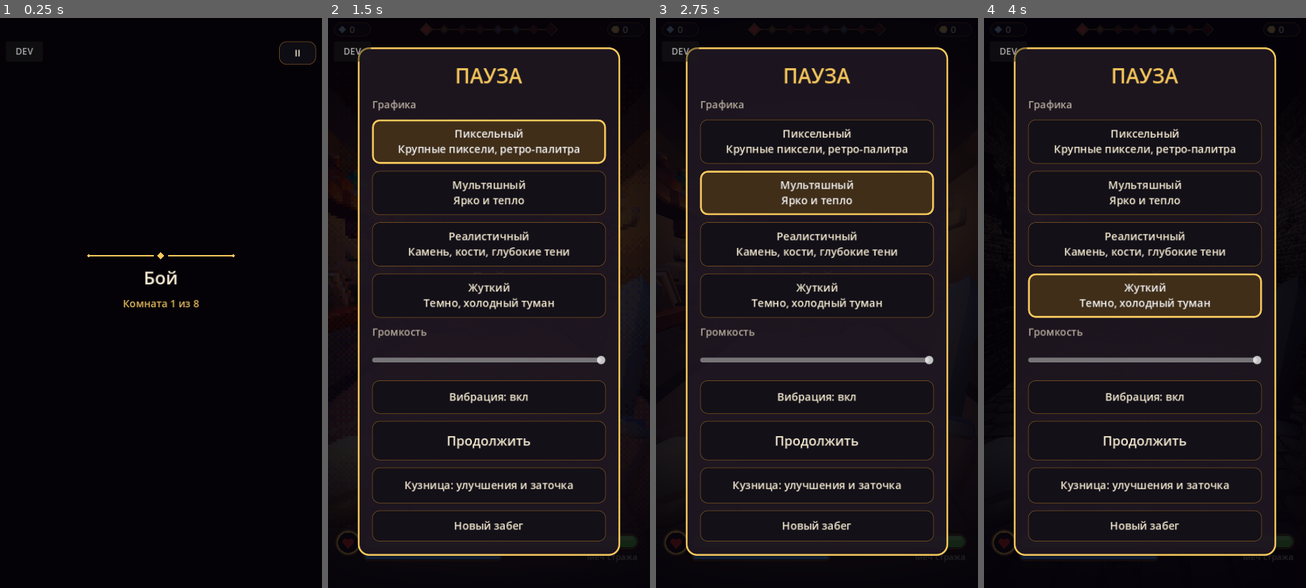
Above: before the commit, frames 1-4 (left to right).
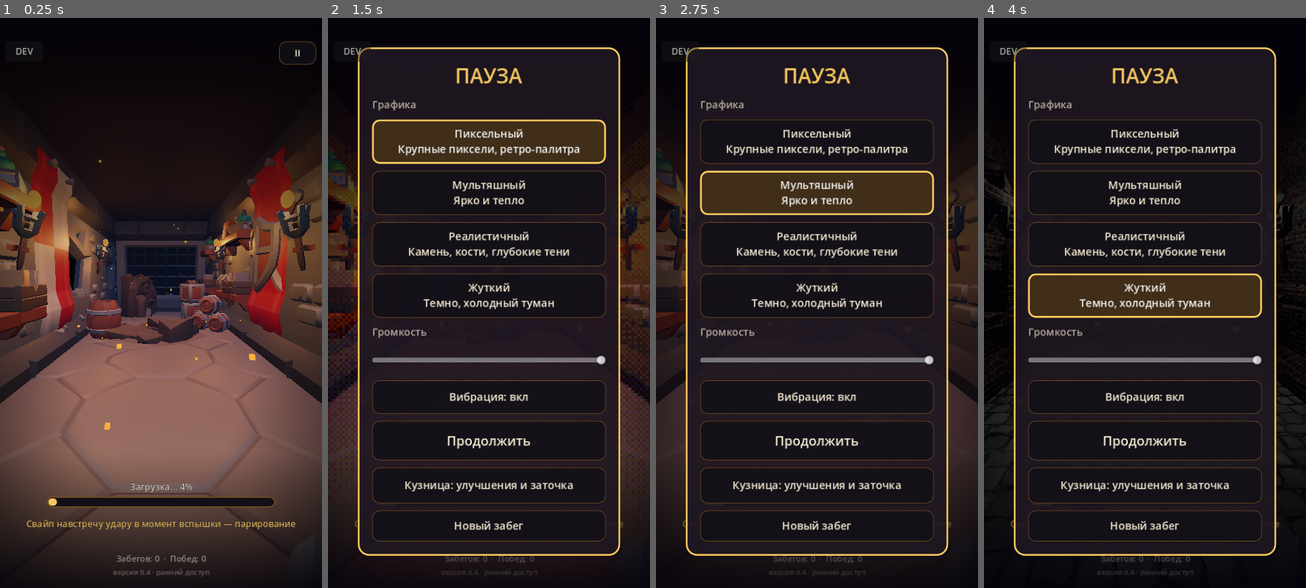
Above: after the commit, the same moments.

Repository: cTaPblu25rus/animated-octo-palm-treea
Game: Godot game, scene res://scenes/main.tscn
The game is run twice, just before and just after one commit, with the same random seed, the same clock (stepped at 60 frames per second) and the same inputs.
Inputs:
- Up to frame 1 (0.25 s): no input
- Up to frame 2 (1.5 s): click "II" at 0.5 s; click "Пиксельный Крупные пиксели, р…" at 1.25 s
- Up to frame 3 (2.75 s): click "Мультяшный Ярко и тепло" at 2 s
- Up to frame 4 (4 s): click "Реалистичный Камень, кости, г…" at 2.75 s; click "Жуткий Темно, холодный туман" at 3.5 s

The runs differ from the first frame. In frame 1, 65% of the frame differs, in the area x 0-100%, y 19-98%; in frame 2, 8.5%; in frame 3, 7.5%; in frame 4, 1.4%.

Commit message:
Заставка с главным меню и озвучка с субтитрами
Заставка: логотип по буквам, босс встаёт из земли, искры, вступление
рассказчика, загрузка с советами, меню. Озвучка синтезирована Piper
(голоса на датасете CC0): вступление, реплики босса, кат-сцена,
поражение. Длина кат-сцены подстраивается под озвучку.

Co-Authored-By: Claude Fable 5.2 <noreply@anthropic.com>
Claude-Session: https://claude.ai/code/session_01SA6Q9mJ8VmKs5GTpeGUggh

Diff:
--- /dev/null
+++ b/data/voice.json
@@ -0,0 +1,12 @@
+{
+	"title_1": {"who": "narrator", "text": "Королевство пало за одну ночь."},
+	"title_2": {"who": "narrator", "text": "Мёртвые встали в своих доспехах."},
+	"title_3": {"who": "narrator", "text": "Остался последний страж."},
+	"boss_intro": {"who": "boss", "text": "Ещё один страж… Заря не вернётся."},
+	"boss_phase2": {"who": "boss", "text": "Ты лишь оттягиваешь конец!"},
+	"boss_phase3": {"who": "boss", "text": "Пепел заберёт нас обоих!"},
+	"cut_1": {"who": "narrator", "text": "Рыцарь Без Лица пал."},
+	"cut_2": {"who": "narrator", "text": "Пепел оседает. Решётка, что держала лес в плену, раскрыта."},
+	"cut_3": {"who": "narrator", "text": "Впервые за долгие годы над Проклятым лесом встаёт заря."},
+	"defeat": {"who": "narrator", "text": "Страж пал. Но заря ещё ждёт."}
+}
--- a/scripts/enemy.gd
+++ b/scripts/enemy.gd
@@ -67,6 +67,8 @@
 var _hits_in_idle := 0
 ## Босс: фазы по порогам здоровья меняют длину замаха и число ударов подряд.
 var is_boss := false
+## Декорация для заставки: стоит в стойке, не атакует, без метки слабого места.
+var passive := false
 var phase := 0
 var windup_time := 1.0
 var combo := 1
@@ -235,7 +237,7 @@
 			if state_t >= state_dur:
 				_enter(State.IDLE, _idle_time())
 		State.IDLE:
-			if state_t >= state_dur:
+			if state_t >= state_dur and not passive:
 				_start_attack()
 		State.WINDUP:
 			if state_t >= state_dur:
@@ -313,7 +315,7 @@
 	_eye_mat.albedo_color = _eye_color * (0.3 if state == State.STUNNED else 1.0)
 
 	# Метка слабого места
-	_orb.visible = is_open() and state != State.APPEAR
+	_orb.visible = is_open() and state != State.APPEAR and not passive
 	if _orb.visible:
 		var target: Vector3 = ORB_POS[weak_side]
 		if state == State.STUNNED:
--- a/scripts/game.gd
+++ b/scripts/game.gd
@@ -16,6 +16,8 @@
 const Items := preload("res://scripts/items.gd")
 const MetaUi := preload("res://scripts/meta_ui.gd")
 const PixelShader := preload("res://shaders/pixel.gdshader")
+const Voice := preload("res://scripts/voice.gd")
+const Title := preload("res://scripts/title.gd")
 const ITEMS_PATH := "res://data/items.json"
 const HERO_MODELS := "res://assets/kaykit/hero/"
 
@@ -96,6 +98,10 @@
 var dev_menu: CanvasLayer
 var settings_menu: CanvasLayer
 var meta_ui: CanvasLayer
+var voice: Node
+var title: CanvasLayer
+var cut_total := CUT_TIME        # длина кат-сцены: подстраивается под озвучку
+var _title_boss: Enemy
 var items: Dictionary = {}      # data/items.json
 var weapon: Dictionary = {}     # вид текущего оружия из items.weapons
 var _sword_model: Node3D
@@ -159,6 +165,8 @@
 			Settings.style = a.trim_prefix("--style=")
 	style = Settings.current()
 	sfx = Sfx.new()
+	voice = Voice.new()
+	add_child(voice)
 	add_child(sfx)
 	_build_room()
 	_build_camera()
@@ -195,7 +203,19 @@
 		dev_menu = DevMenu.new()
 		dev_menu.game = self
 		add_child(dev_menu)
-	_next_room()
+	_spawn_embers()
+	var skip_title := testing or Engine.has_meta("title_seen") or OS.get_cmdline_user_args().has("--no-title")
+	if OS.get_cmdline_user_args().has("--title"):
+		skip_title = false
+	for a in OS.get_cmdline_user_args():
+		if a.begins_with("--titleshots="):
+			var shooter: Node = load("res://tools/title_shot.gd").new()
+			shooter.dir = a.trim_prefix("--titleshots=")
+			add_child(shooter)
+	if skip_title:
+		start_run()
+	else:
+		_show_title()
 
 	if OS.get_cmdline_user_args().has("--devtest"):
 		var test: Node = load("res://tools/dev_test.gd").new()
@@ -272,7 +292,9 @@
 	enemy.died.connect(_on_died)
 	enemy.phase_changed.connect(_on_phase)
 	state = "fight"
-	if not enemy.is_boss:
+	if enemy.is_boss:
+		voice.say_sequence(["boss_intro"], 0.0, 0.6)
+	else:
 		hud.say(enemy.display_name, Color(0.9, 0.85, 0.8), 1.4)
 
 
@@ -286,9 +308,10 @@
 	hud.say("Оглушён! Бей!", Color(1.0, 0.9, 0.3), 1.2)
 
 
-func _on_phase(_index: int, title: String) -> void:
+func _on_phase(index: int, phase_title: String) -> void:
 	sfx.play("death", -3.0, 1.4)
-	hud.say(title, Color(1.0, 0.35, 0.25), 1.8)
+	hud.say(phase_title, Color(1.0, 0.35, 0.25), 1.8)
+	voice.say("boss_phase%d" % (index + 1))
 	_shake = maxf(_shake, 0.9)
 	_buzz(150)
 
@@ -348,6 +371,7 @@
 	if hp <= 0.0:
 		state = "defeat"
 		charging = false
+		voice.say("defeat")
 
 
 func _spend(amount: float) -> void:
@@ -358,6 +382,61 @@
 
 
 # ============================================================ забег
+
+## Заставка: босс встаёт из земли в глубине коридора, поверх — логотип и меню.
+func _show_title() -> void:
+	state = "title"
+	fade = 0.0
+	gestures.enabled = false
+	_title_boss = Enemy.new()
+	_title_boss.passive = true
+	_title_boss.position = Vector3(0.0, 0.0, -5.2)
+	add_child(_title_boss)
+	var boss_data: Dictionary = cfg.enemies[run_cfg.boss].duplicate()
+	boss_data.appear_time = 4.0
+	_title_boss.setup(str(run_cfg.boss), boss_data, 1)
+	_title_boss.set_realistic(bool(style.realistic))
+	title = Title.new()
+	title.game = self
+	add_child(title)
+
+
+## Начать забег (с заставки или сразу).
+func start_run() -> void:
+	Engine.set_meta("title_seen", true)
+	if _title_boss != null:
+		_title_boss.queue_free()
+		_title_boss = null
+	title = null
+	gestures.enabled = true
+	_next_room()
+
+
+## Тлеющие искры в воздухе коридора: дешёвая атмосфера для всех стилей.
+func _spawn_embers() -> void:
+	var mesh := BoxMesh.new()
+	mesh.size = Vector3(0.025, 0.025, 0.025)
+	var mat := StandardMaterial3D.new()
+	mat.shading_mode = BaseMaterial3D.SHADING_MODE_UNSHADED
+	mat.albedo_color = Color(1.0, 0.6, 0.2)
+	mesh.material = mat
+	var em := CPUParticles3D.new()
+	em.amount = 36
+	em.lifetime = 5.0
+	em.preprocess = 5.0
+	em.mesh = mesh
+	em.emission_shape = CPUParticles3D.EMISSION_SHAPE_BOX
+	em.emission_box_extents = Vector3(1.8, 0.2, 4.5)
+	em.position = Vector3(0, 0.3, -4.0)
+	em.direction = Vector3(0, 1, 0)
+	em.spread = 25.0
+	em.gravity = Vector3(0, 0.15, 0)
+	em.initial_velocity_min = 0.2
+	em.initial_velocity_max = 0.6
+	em.scale_amount_min = 0.5
+	em.scale_amount_max = 1.6
+	add_child(em)
+
 
 func _next_room() -> void:
 	room_index += 1
@@ -417,10 +496,15 @@
 	_finish_room(then)
 
 
+func _begin_cutscene() -> void:
+	state = "cutscene"
+	cut_t = 0.0
+	cut_total = maxf(CUT_TIME, voice.say_sequence(["cut_1", "cut_2", "cut_3"], 0.5, 0.8) + 2.6)
+
+
 func _finish_room(then: String) -> void:
 	if then == "cutscene":
-		state = "cutscene"
-		cut_t = 0.0
+		_begin_cutscene()
 		return
 	state = "cleared"
 	_between_t = CLEARED_DELAY
@@ -546,8 +630,8 @@
 func _run_cutscene(delta: float) -> void:
 	cut_t += delta
 	_set_dawn(smoothstep(0.8, 6.5, cut_t))
-	white = smoothstep(CUT_TIME - 2.2, CUT_TIME - 0.6, cut_t)
-	if cut_t >= CUT_TIME:
+	white = smoothstep(cut_total - 2.2, cut_total - 0.6, cut_t)
+	if cut_t >= cut_total:
 		state = "victory"
 		sfx.play("victory", -2.0)
 		_buzz(120)
@@ -649,7 +733,7 @@
 		_prop = null
 	fade = 0.0
 	stats.boss = 1
-	state = "cutscene"
+	_begin_cutscene()
 
 
 func dev_victory() -> void:
@@ -659,8 +743,10 @@
 
 
 func _walk_offset() -> float:
+	if state == "title":
+		return 0.6 + sin(_time * 0.25) * 0.35
 	if state == "cutscene" or (state == "victory" and cut_t > 0.0):
-		return -6.5 * smoothstep(1.2, CUT_TIME, cut_t)
+		return -6.5 * smoothstep(1.2, cut_total, cut_t)
 	if state != "walk":
 		return 0.0
 	var k := clampf(_walk_t / WALK_TIME, 0.0, 1.0)
@@ -755,7 +841,8 @@
 		return
 	if state == "cutscene":
 		if kind == "tap" and cut_t > 1.0:
-			cut_t = maxf(cut_t, CUT_TIME - 1.2)     # тап пропускает сцену
+			cut_t = maxf(cut_t, cut_total - 1.2)     # тап пропускает сцену
+			voice.stop()
 		return
 	if state != "fight":
 		charging = false
@@ -1036,9 +1123,11 @@
 
 	# Щит поднимается при блоке; в кат-сцене руки опускаются
 	var shield_target := SHIELD_UP if block_t > 0.0 else SHIELD_REST
-	if cut_t > 0.0:
-		shield_target = SHIELD_REST + Vector3(0, -0.5, 0)
-	_sword.position = _sword.position.lerp(SWORD_POS + Vector3(0, -0.6 if cut_t > 0.0 else 0.0, 0), 1.0 - exp(-2.5 * delta))
+	var hands_down := cut_t > 0.0 or state == "title"
+	if hands_down:
+		shield_target = SHIELD_REST + Vector3(0, -0.6, 0)
+	_sword.position = _sword.position.lerp(SWORD_POS + Vector3(0, -0.8 if hands_down else 0.0, 0),
+		1.0 if state == "title" else 1.0 - exp(-2.5 * delta))
 	_shield.position = _shield.position.lerp(shield_target, 1.0 - exp(-22.0 * delta))
 
 	# Уклонение: камера уходит в сторону и возвращается
--- a/scripts/hud.gd
+++ b/scripts/hud.gd
@@ -324,6 +324,8 @@
 	if _hurt > 0.0:
 		_canvas.draw_texture_rect(_vignette, Rect2(Vector2.ZERO, size), false, Color(1.0, 0.1, 0.05, _hurt))
 
+	if game.state == "title":
+		return
 	if not cinematic and game.state != "victory" and game.state != "loot":
 		_draw_path(w)
 		_draw_purse(w)
@@ -358,6 +360,7 @@
 
 	if game.state == "cutscene" or (game.state == "victory" and game.cut_t > 0.0):
 		_draw_cutscene(w, h)
+	_draw_subtitle(w, h)
 	if game.state == "victory" or game.state == "defeat":
 		_draw_result(w, h)
 
@@ -530,20 +533,26 @@
 	var t: float = game.cut_t
 	if game.state == "cutscene":
 		_letterbox(w, h, smoothstep(0.0, 0.8, t))
-		var lines: Array = game.run_cfg.get("cutscene", [])
-		var slot: float = (game.CUT_TIME - 2.4) / maxf(1.0, lines.size())
-		for i in lines.size():
-			var lt := t - 0.6 - i * slot
-			var a := smoothstep(0.0, 0.6, lt) * (1.0 - smoothstep(slot - 0.5, slot, lt))
-			if a <= 0.0:
-				continue
-			var y := h * 0.925
-			for line in _wrap(str(lines[i]), 19, w * 0.9):
-				_text(line, Vector2(w * 0.5, y), 19, Color(PARCHMENT, a))
-				y += 28
 	if game.white > 0.0:
 		var a: float = game.white if game.state == "cutscene" else maxf(0.0, 1.0 - _result_t * 1.2)
 		_canvas.draw_rect(Rect2(0, 0, w, h), Color(1.0, 0.95, 0.82, a))
+
+
+## Субтитры озвучки: в кат-сцене и на заставке босса — в нижней чёрной полосе, в бою — под полосой врага.
+func _draw_subtitle(w: float, h: float) -> void:
+	var sub: String = game.voice.subtitle
+	if sub == "" or game.state == "title":
+		return
+	var cinematic: bool = game.state == "cutscene" or _boss_card > 0.5
+	var y := h * 0.925 if cinematic else 150.0
+	var col := Color(1.0, 0.72, 0.66) if str(game.voice.speaker) == "boss" else PARCHMENT
+	var lines := _wrap(("«%s»" % sub) if str(game.voice.speaker) == "boss" else sub, 19, w * 0.9)
+	if not cinematic:
+		var bh := lines.size() * 26.0 + 12.0
+		_canvas.draw_style_box(_box_style(Color(INK, 0.6), Color(0, 0, 0, 0), 0, 10), Rect2(w * 0.04, y - 22.0, w * 0.92, bh))
+	for line in lines:
+		_text(line, Vector2(w * 0.5, y), 19, col)
+		y += 26.0
 
 
 ## Экран итога: тёмная панель с золотой рамкой, звёзды, строки статистики.
--- /dev/null
+++ b/scripts/title.gd
@@ -0,0 +1,216 @@
+## Заставка при запуске: логотип появляется по буквам над коридором, где из земли
+## встаёт босс; рассказчик произносит вступление с субтитрами; полоса загрузки
+## с советами сменяется главным меню — «В бой», «Кузница», «Настройки».
+extends CanvasLayer
+
+const Save := preload("res://scripts/save.gd")
+const GOLD := Color(0.96, 0.78, 0.36)
+const GOLD_DARK := Color(0.45, 0.3, 0.12)
+const INK := Color(0.07, 0.06, 0.09)
+const PARCHMENT := Color(0.96, 0.92, 0.82)
+const LOAD_TIME := 6.5
+const TIPS := [
+	"Свайп навстречу удару в момент вспышки — парирование",
+	"Жёлтая метка на враге — слабое место",
+	"Удержи палец и отпусти — заряженный удар",
+	"Двойной свайп в сторону — уклонение",
+	"Оглушённый враг получает двойной урон",
+	"Редкое оружие чаще выпадает в глубине забега",
+]
+
+var game: Node
+var t := 0.0
+var _canvas: Control
+var _font: Font
+var _menu: VBoxContainer
+var _leaving := -1.0
+var _shade: GradientTexture2D
+
+
+func _ready() -> void:
+	layer = 5
+	_font = ThemeDB.fallback_font
+	var g := Gradient.new()
+	g.set_color(0, Color(0.02, 0.01, 0.04, 0.9))
+	g.set_color(1, Color(0, 0, 0, 0))
+	_shade = GradientTexture2D.new()
+	_shade.gradient = g
+	_shade.fill_to = Vector2(0, 1)
+	_shade.width = 8
+	_shade.height = 64
+	_canvas = Control.new()
+	_canvas.set_anchors_preset(Control.PRESET_FULL_RECT)
+	_canvas.mouse_filter = Control.MOUSE_FILTER_IGNORE
+	_canvas.draw.connect(_on_draw)
+	add_child(_canvas)
+
+	_menu = VBoxContainer.new()
+	_menu.set_anchors_preset(Control.PRESET_CENTER_BOTTOM)
+	_menu.custom_minimum_size = Vector2(340, 0)
+	_menu.grow_horizontal = Control.GROW_DIRECTION_BOTH
+	_menu.grow_vertical = Control.GROW_DIRECTION_BEGIN
+	_menu.position.y = -150
+	_menu.add_theme_constant_override("separation", 12)
+	_menu.modulate.a = 0.0
+	_menu.visible = false
+	add_child(_menu)
+	var play := _button("В БОЙ", 84, 30, true)
+	play.pressed.connect(start)
+	_menu.add_child(play)
+	var forge := _button("Кузница", 58, 20, false)
+	forge.pressed.connect(func() -> void: game.meta_ui.show_forge())
+	_menu.add_child(forge)
+	var settings := _button("Настройки", 58, 20, false)
+	settings.pressed.connect(func() -> void: game.settings_menu.set_open(true))
+	_menu.add_child(settings)
+	game.voice.say_sequence(["title_1", "title_2", "title_3"], 0.5, 1.4)
+
+
+func is_ready() -> bool:
+	return t >= LOAD_TIME
+
+
+func start() -> void:
+	if _leaving >= 0.0:
+		return
+	_leaving = 0.0
+	_menu.visible = false
+	game.voice.stop()
+	game.sfx.play("parry", -4.0, 0.7)
+
+
+func _process(delta: float) -> void:
+	t += delta
+	if is_ready() and _leaving < 0.0:
+		_menu.visible = true
+		_menu.modulate.a = minf(1.0, _menu.modulate.a + delta * 2.5)
+	if _leaving >= 0.0:
+		_leaving += delta
+		if _leaving >= 0.7:
+			game.start_run()
+			queue_free()
+			return
+	_canvas.queue_redraw()
+
+
+func _on_draw() -> void:
+	var size := _canvas.size
+	var w := size.x
+	var h := size.y
+	_canvas.draw_texture_rect(_shade, Rect2(0, 0, w, h * 0.5), false)
+	_canvas.draw_texture_rect(_shade, Rect2(0, h, w, -h * 0.55), false)
+
+	# Эмблема: вращающиеся лучи и меч за логотипом
+	var c := Vector2(w * 0.5, h * 0.2)
+	var glow := smoothstep(0.3, 2.0, t)
+	for i in 16:
+		var ang := i * TAU / 16.0 + t * 0.12
+		var dir := Vector2(cos(ang), sin(ang))
+		var side := dir.orthogonal() * (10.0 if i % 2 == 0 else 5.0)
+		var reach := (230.0 if i % 2 == 0 else 150.0) * glow
+		_canvas.draw_colored_polygon(PackedVector2Array([c, c + dir * reach + side, c + dir * reach - side]),
+			Color(1.0, 0.75, 0.35, 0.07 * glow))
+	_sword(c + Vector2(0, 10), 150.0 * glow, Color(GOLD, 0.35 * glow))
+
+	# Логотип по буквам: каждая падает на место с задержкой
+	_letters("ПОСЛЕДНИЙ", Vector2(w * 0.5, h * 0.17), 44, PARCHMENT, 0.5)
+	_letters("СТРАЖ", Vector2(w * 0.5, h * 0.17 + 78), 92, GOLD, 1.1)
+	var line_a := smoothstep(1.9, 2.5, t)
+	var lw := w * 0.6 * line_a
+	var ly := h * 0.17 + 104
+	_canvas.draw_line(Vector2(w * 0.5 - lw * 0.5, ly), Vector2(w * 0.5 + lw * 0.5, ly), Color(GOLD, line_a), 2.0)
+	_diamond(Vector2(w * 0.5, ly), 7.0 * line_a, Color(GOLD, line_a))
+	_text("Заря ещё вернётся", Vector2(w * 0.5, ly + 34), 19, Color(PARCHMENT, smoothstep(2.3, 3.0, t) * 0.85))
+
+	# Субтитры рассказчика
+	var sub: String = game.voice.subtitle
+	if sub != "" and _leaving < 0.0:
+		_text(sub, Vector2(w * 0.5, h * 0.56), 21, Color(PARCHMENT, 0.95))
+
+	# Загрузка с советами → меню
+	if not is_ready():
+		var k := clampf(t / LOAD_TIME, 0.0, 1.0)
+		var bw := w * 0.7
+		var bx := (w - bw) * 0.5
+		var by := h - 150.0
+		_canvas.draw_style_box(_box(INK, GOLD_DARK, 2, 9), Rect2(bx - 3, by - 3, bw + 6, 18))
+		_canvas.draw_style_box(_box(GOLD, Color(0, 0, 0, 0), 0, 6), Rect2(bx, by, maxf(12.0, bw * k), 12))
+		_text("Загрузка… %d%%" % roundi(k * 100.0), Vector2(w * 0.5, by - 14), 15, Color(PARCHMENT, 0.8))
+		var tip: String = TIPS[int(t / 2.2) % TIPS.size()]
+		var ta := smoothstep(0.0, 0.3, fmod(t, 2.2)) * (1.0 - smoothstep(1.9, 2.2, fmod(t, 2.2)))
+		_text(tip, Vector2(w * 0.5, by + 48), 15, Color(GOLD, ta * 0.9))
+	var d: Dictionary = Save.data
+	_text("Забегов: %d  ·  Побед: %d" % [int(d.runs) - 1, int(d.wins)], Vector2(w * 0.5, h - 44), 14, Color(PARCHMENT, 0.55))
+	_text("версия 0.4 · ранний доступ", Vector2(w * 0.5, h - 22), 12, Color(PARCHMENT, 0.35))
+
+	if _leaving >= 0.0:
+		_canvas.draw_rect(Rect2(0, 0, w, h), Color(0.02, 0.01, 0.03, clampf(_leaving / 0.6, 0.0, 1.0)))
+
+
+func _letters(word: String, center: Vector2, fsize: int, color: Color, start: float) -> void:
+	var total := _font.get_string_size(word, HORIZONTAL_ALIGNMENT_LEFT, -1, fsize).x
+	var x := center.x - total * 0.5
+	for i in word.length():
+		var ch := word[i]
+		var cw := _font.get_string_size(ch, HORIZONTAL_ALIGNMENT_LEFT, -1, fsize).x
+		var k := smoothstep(0.0, 0.35, t - start - i * 0.07)
+		if k > 0.0:
+			var drop := (1.0 - k) * -46.0
+			var pos := Vector2(x, center.y + drop)
+			_canvas.draw_string(_font, pos + Vector2(0, 4), ch, HORIZONTAL_ALIGNMENT_LEFT, -1, fsize, Color(0, 0, 0, 0.55 * k))
+			_canvas.draw_string_outline(_font, pos, ch, HORIZONTAL_ALIGNMENT_LEFT, -1, fsize, maxi(3, fsize / 9), Color(0.2, 0.1, 0.03, k))
+			_canvas.draw_string(_font, pos, ch, HORIZONTAL_ALIGNMENT_LEFT, -1, fsize, Color(color, k))
+			# Блик пробегает по буквам раз в несколько секунд
+			var shine := maxf(0.0, 1.0 - absf(fmod(t * 0.9, 4.0) - 1.0 - float(i) / word.length()) * 6.0)
+			if shine > 0.0:
+				_canvas.draw_string(_font, pos, ch, HORIZONTAL_ALIGNMENT_LEFT, -1, fsize, Color(1, 1, 1, shine * 0.7 * k))
+		x += cw
+
+
+func _sword(c: Vector2, size: float, col: Color) -> void:
+	if size <= 1.0:
+		return
+	var s := size
+	_canvas.draw_colored_polygon(PackedVector2Array([
+		c + Vector2(0, -s), c + Vector2(s * 0.09, -s * 0.8), c + Vector2(s * 0.09, s * 0.45),
+		c + Vector2(-s * 0.09, s * 0.45), c + Vector2(-s * 0.09, -s * 0.8)]), col)
+	_canvas.draw_rect(Rect2(c.x - s * 0.32, c.y + s * 0.45, s * 0.64, s * 0.07), col)
+	_canvas.draw_rect(Rect2(c.x - s * 0.045, c.y + s * 0.52, s * 0.09, s * 0.3), col)
+	_canvas.draw_circle(c + Vector2(0, s * 0.87), s * 0.07, col)
+
+
+func _diamond(c: Vector2, r: float, col: Color) -> void:
+	_canvas.draw_colored_polygon(PackedVector2Array([
+		c + Vector2(0, -r), c + Vector2(r, 0), c + Vector2(0, r), c + Vector2(-r, 0)]), col)
+
+
+func _text(s: String, center: Vector2, fsize: int, c: Color) -> void:
+	if c.a <= 0.0:
+		return
+	var tw := _font.get_string_size(s, HORIZONTAL_ALIGNMENT_LEFT, -1, fsize).x
+	var pos := center - Vector2(tw * 0.5, 0)
+	_canvas.draw_string_outline(_font, pos, s, HORIZONTAL_ALIGNMENT_LEFT, -1, fsize, maxi(2, fsize / 6), Color(INK, c.a * 0.9))
+	_canvas.draw_string(_font, pos, s, HORIZONTAL_ALIGNMENT_LEFT, -1, fsize, c)
+
+
+func _button(text: String, height: float, fsize: int, primary: bool) -> Button:
+	var b := Button.new()
+	b.text = text
+	b.custom_minimum_size = Vector2(0, height)
+	b.add_theme_font_size_override("font_size", fsize)
+	b.add_theme_color_override("font_color", INK if primary else PARCHMENT)
+	b.add_theme_color_override("font_hover_color", INK if primary else PARCHMENT)
+	b.add_theme_color_override("font_pressed_color", INK if primary else PARCHMENT)
+	for st in ["normal", "hover", "focus"]:
+		b.add_theme_stylebox_override(st, _box(GOLD if primary else Color(INK, 0.85), Color(1.0, 0.93, 0.7) if primary else GOLD_DARK, 2, 14))
+	b.add_theme_stylebox_override("pressed", _box(GOLD.darkened(0.2) if primary else Color(0.2, 0.16, 0.2), GOLD, 2, 14))
+	return b
+
+
+func _box(bg: Color, border: Color, border_w: int, radius: int) -> StyleBoxFlat:
+	var sb := StyleBoxFlat.new()
+	sb.bg_color = bg
+	sb.border_color = border
+	sb.set_border_width_all(border_w)
+	sb.set_corner_radius_all(radius)
+	return sb
--- /dev/null
+++ b/scripts/voice.gd
@@ -0,0 +1,80 @@
+## Озвучка с субтитрами. Реплики описаны в data/voice.json, звук — assets/voice/<id>.ogg
+## (генерируется скриптом tools/make_voice.py). Пока реплика звучит, HUD показывает её текст.
+extends Node
+
+const DATA := "res://data/voice.json"
+const DIR := "res://assets/voice/"
+
+var lines: Dictionary = {}
+var subtitle := ""
+var speaker := ""
+var _player: AudioStreamPlayer
+var _left := 0.0
+var _queue: Array = []      # [задержка до старта, id]
+
+
+func _ready() -> void:
+	process_mode = Node.PROCESS_MODE_ALWAYS
+	var f := FileAccess.open(DATA, FileAccess.READ)
+	if f != null:
+		var parsed: Variant = JSON.parse_string(f.get_as_text())
+		if parsed is Dictionary:
+			lines = parsed
+	_player = AudioStreamPlayer.new()
+	_player.volume_db = 3.0
+	add_child(_player)
+
+
+func length(id: String) -> float:
+	var path := DIR + id + ".ogg"
+	if not ResourceLoader.exists(path):
+		return 2.0
+	var stream: AudioStream = load(path)
+	return stream.get_length()
+
+
+## Произнести реплику сейчас. Возвращает её длину в секундах.
+func say(id: String) -> float:
+	if not lines.has(id):
+		return 0.0
+	var path := DIR + id + ".ogg"
+	var dur := 2.0
+	if ResourceLoader.exists(path):
+		_player.stream = load(path)
+		_player.play()
+		dur = _player.stream.get_length()
+	subtitle = str(lines[id].text)
+	speaker = str(lines[id].who)
+	_left = dur + 0.35
+	return dur
+
+
+## Произнести реплики подряд с паузой между ними. Возвращает общую длину.
+func say_sequence(ids: Array, gap: float = 0.45, delay: float = 0.0) -> float:
+	_queue.clear()
+	var t := delay
+	for id: String in ids:
+		_queue.append([t, id])
+		t += length(id) + gap
+	return t
+
+
+func stop() -> void:
+	_queue.clear()
+	_player.stop()
+	subtitle = ""
+	_left = 0.0
+
+
+func _process(delta: float) -> void:
+	if get_tree().paused:
+		return
+	for i in range(_queue.size() - 1, -1, -1):
+		_queue[i][0] -= delta
+	while not _queue.is_empty() and _queue[0][0] <= 0.0:
+		var id: String = _queue.pop_front()[1]
+		say(id)
+	if _left > 0.0:
+		_left -= delta
+		if _left <= 0.0:
+			subtitle = ""
--- /dev/null
+++ b/tools/title_shot.gd
@@ -0,0 +1,16 @@
+## Снимки заставки для документации: godot --path . -- --title --titleshots=папка
+extends Node
+
+var dir := ""
+
+
+func _ready() -> void:
+	DirAccess.make_dir_recursive_absolute(dir)
+	for moment: float in [2.4, 4.6, 8.0]:
+		get_tree().create_timer(moment).timeout.connect(_shot.bind("title_%d" % roundi(moment * 10.0)))
+	get_tree().create_timer(8.6).timeout.connect(func() -> void: get_tree().quit(0))
+
+
+func _shot(shot_name: String) -> void:
+	await RenderingServer.frame_post_draw
+	get_viewport().get_texture().get_image().save_png("%s/%s.png" % [dir, shot_name])
Not shown, added: assets/voice/boss_intro.ogg.import
Not shown, added: assets/voice/boss_phase2.ogg.import
Not shown, added: assets/voice/boss_phase3.ogg.import
Not shown, added: assets/voice/cut_1.ogg.import
Not shown, added: assets/voice/cut_2.ogg.import
Not shown, added: assets/voice/cut_3.ogg.import
Not shown, added: assets/voice/defeat.ogg.import
Not shown, added: assets/voice/title_1.ogg.import
Not shown, added: assets/voice/title_2.ogg.import
Not shown, added: assets/voice/title_3.ogg.import
Binary file added: docs/title.png
Not shown, added: docs/title.png.import
(and 12 more such lines)
